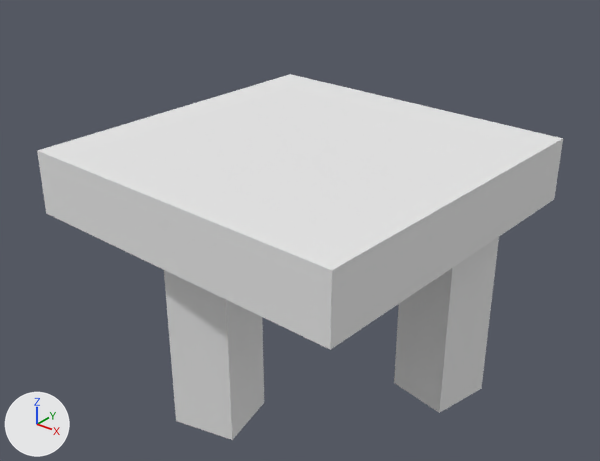
A saved change to the glTF model resources/assets/models/chair.glb.
Rendered twice from a 50 mm lens placed at (0.901, -1.139, 1.027), pointed at (-0.009, -0.001, 0.322). The axes (+X, +Y, +Z) are drawn at lower left. The lights are the same throughout. Where no turn or scale is listed for an object, it has been applied to the vertices. Vertices at the same position are counted once.
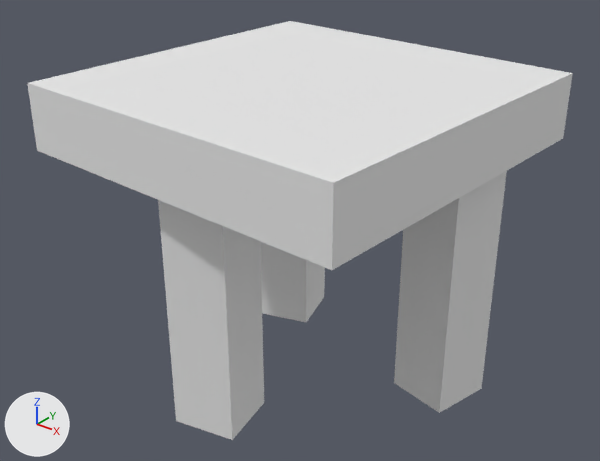
Where the newer file only moved an object's origin or applied its transform, the numbers keep the older frame.

Where the change shows, as pixel boxes (x1, y1, x2, y2) in the pictures (600 x 461 px; the box of a moved part takes in the faces that stretch with it):
'cube.001', reshaped: before (37, 74, 563, 350); after (394, 171, 507, 413)
'cube.003', reshaped (not visible before): after (27, 21, 573, 270)
part 1 of me_mesh_0, moved or reshaped: before (164, 270, 262, 342); after (261, 242, 325, 322)
part 3 of me_mesh_2, moved or reshaped: before (399, 237, 499, 308); after (158, 200, 262, 342)

The change, as a diff of the scene's bpy script:
```diff
--- a/resources/assets/models/chair.glb.py
+++ b/resources/assets/models/chair.glb.py
@@ me_mesh_0 @@
 me_mesh_0.from_pydata(...)  # 8 vertices, 12 faces; spans x -0.075..0.075, y -0.075..0.075, z 0.0..0.375
-me_mesh_0.vertices[0].co = (0.075, -0.047, 0.375)
-me_mesh_0.vertices[1].co = (0.047, 0.075, 0.375)
-me_mesh_0.vertices[2].co = (0.075, -0.047, 0.0)  # pixel (232, 440)
-me_mesh_0.vertices[3].co = (0.047, 0.075, 0.0)  # pixel (264, 402)
-me_mesh_0.vertices[4].co = (-0.075, 0.047, 0.375)
-me_mesh_0.vertices[5].co = (-0.047, -0.075, 0.375)
-me_mesh_0.vertices[6].co = (-0.075, 0.047, 0.0)
-me_mesh_0.vertices[7].co = (-0.047, -0.075, 0.0)  # pixel (176, 421)
+# me_mesh_0 part 1
+me_mesh_0.vertices[0].co = (-0.072, 0.359, 0.5)
+me_mesh_0.vertices[1].co = (-0.109, 0.478, 0.5)
+me_mesh_0.vertices[2].co = (-0.072, 0.359, 0.0)  # pixel (306, 322)
+me_mesh_0.vertices[3].co = (-0.109, 0.478, 0.0)  # pixel (324, 296)
+me_mesh_0.vertices[4].co = (-0.228, 0.441, 0.5)
+me_mesh_0.vertices[5].co = (-0.191, 0.322, 0.5)
+me_mesh_0.vertices[6].co = (-0.228, 0.441, 0.0)
+me_mesh_0.vertices[7].co = (-0.191, 0.322, 0.0)
 me_mesh_0.materials.append(mat_material_0)
@@ me_mesh_1 @@
 me_mesh_1.from_pydata(...)  # 8 vertices, 12 faces; spans x -0.388..0.329, y -0.326..0.391, z 0.0..0.125
-me_mesh_1.vertices[0].co = (0.299, -0.326, 0.125)  # pixel (331, 270)
-me_mesh_1.vertices[1].co = (0.329, 0.361, 0.125)  # pixel (563, 138)
-me_mesh_1.vertices[2].co = (0.299, -0.326, 0.0)  # pixel (330, 349)
-me_mesh_1.vertices[3].co = (0.329, 0.361, 0.0)  # pixel (554, 199)
-me_mesh_1.vertices[4].co = (-0.358, 0.391, 0.125)  # pixel (290, 74)
-me_mesh_1.vertices[5].co = (-0.388, -0.296, 0.125)  # pixel (37, 150)
-me_mesh_1.vertices[6].co = (-0.358, 0.391, 0.0)
-me_mesh_1.vertices[7].co = (-0.388, -0.296, 0.0)  # pixel (46, 213)
+# me_mesh_1 part 2
+me_mesh_1.vertices[0].co = (0.266, 0.082, 0.125)
+me_mesh_1.vertices[1].co = (0.293, 0.204, 0.125)
+me_mesh_1.vertices[2].co = (0.266, 0.082, -0.375)  # pixel (439, 412)
+me_mesh_1.vertices[3].co = (0.293, 0.204, -0.375)  # pixel (481, 388)
+me_mesh_1.vertices[4].co = (0.171, 0.231, 0.125)
+me_mesh_1.vertices[5].co = (0.144, 0.109, 0.125)
+me_mesh_1.vertices[6].co = (0.171, 0.231, -0.375)
+me_mesh_1.vertices[7].co = (0.144, 0.109, -0.375)  # pixel (394, 382)
 me_mesh_1.materials.append(mat_material_0)
@@ me_mesh_2 @@
 me_mesh_2.from_pydata(...)  # 8 vertices, 12 faces; spans x -0.075..0.075, y -0.075..0.075, z 0.0..0.375
-me_mesh_2.vertices[0].co = (0.047, -0.075, 0.375)
-me_mesh_2.vertices[1].co = (0.075, 0.047, 0.375)
-me_mesh_2.vertices[2].co = (0.047, -0.075, 0.0)  # pixel (439, 412)
-me_mesh_2.vertices[3].co = (0.075, 0.047, 0.0)  # pixel (481, 388)
-me_mesh_2.vertices[4].co = (-0.047, 0.075, 0.375)
-me_mesh_2.vertices[5].co = (-0.075, -0.047, 0.375)
-me_mesh_2.vertices[6].co = (-0.047, 0.075, 0.0)
-me_mesh_2.vertices[7].co = (-0.075, -0.047, 0.0)  # pixel (394, 382)
+# me_mesh_2 part 3
+me_mesh_2.vertices[0].co = (-0.213, -0.385, 0.5)
+me_mesh_2.vertices[1].co = (-0.24, -0.263, 0.5)
+me_mesh_2.vertices[2].co = (-0.213, -0.385, 0.0)  # pixel (232, 440)
+me_mesh_2.vertices[3].co = (-0.24, -0.263, 0.0)  # pixel (264, 402)
+me_mesh_2.vertices[4].co = (-0.362, -0.29, 0.5)
+me_mesh_2.vertices[5].co = (-0.335, -0.412, 0.5)
+me_mesh_2.vertices[6].co = (-0.362, -0.29, 0.0)
+me_mesh_2.vertices[7].co = (-0.335, -0.412, 0.0)  # pixel (176, 421)
 me_mesh_2.materials.append(mat_material_0)
@@ me_mesh_3 @@
 me_mesh_3.from_pydata(...)  # 8 vertices, 12 faces; spans x -0.078..0.078, y -0.078..0.078, z 0.0..0.375
-me_mesh_3.vertices[0].co = (0.078, -0.041, 0.375)
-me_mesh_3.vertices[1].co = (0.041, 0.078, 0.375)
-me_mesh_3.vertices[2].co = (0.078, -0.041, 0.0)
-me_mesh_3.vertices[3].co = (0.041, 0.078, 0.0)
-me_mesh_3.vertices[4].co = (-0.078, 0.041, 0.375)
-me_mesh_3.vertices[5].co = (-0.041, -0.078, 0.375)
-me_mesh_3.vertices[6].co = (-0.078, 0.041, 0.0)
-me_mesh_3.vertices[7].co = (-0.041, -0.078, 0.0)
+# me_mesh_3 part 4
+me_mesh_3.vertices[0].co = (0.517, -0.545, 0.625)  # pixel (333, 182)
+me_mesh_3.vertices[1].co = (0.547, 0.142, 0.625)  # pixel (572, 73)
+me_mesh_3.vertices[2].co = (0.517, -0.545, 0.5)  # pixel (331, 270)
+me_mesh_3.vertices[3].co = (0.547, 0.142, 0.5)  # pixel (563, 138)
+me_mesh_3.vertices[4].co = (-0.14, 0.172, 0.625)  # pixel (290, 20)
+me_mesh_3.vertices[5].co = (-0.17, -0.515, 0.625)  # pixel (27, 83)
+me_mesh_3.vertices[6].co = (-0.14, 0.172, 0.5)
+me_mesh_3.vertices[7].co = (-0.17, -0.515, 0.5)  # pixel (37, 150)
 me_mesh_3.materials.append(mat_material_0)
```
